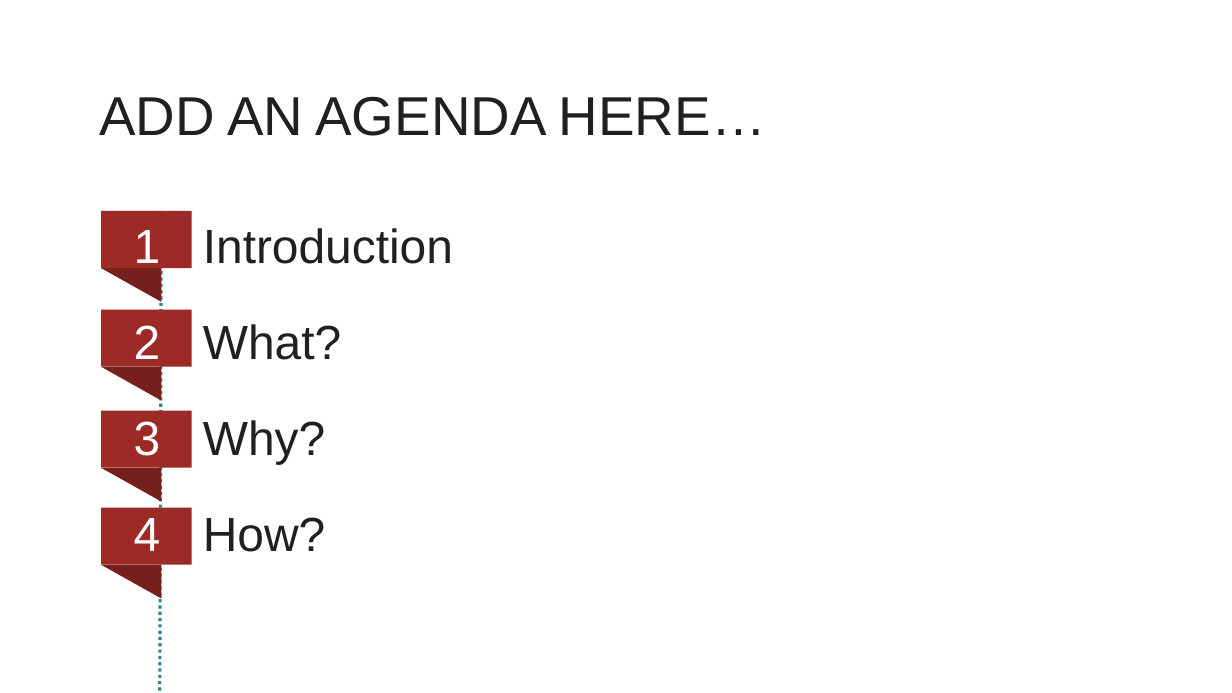
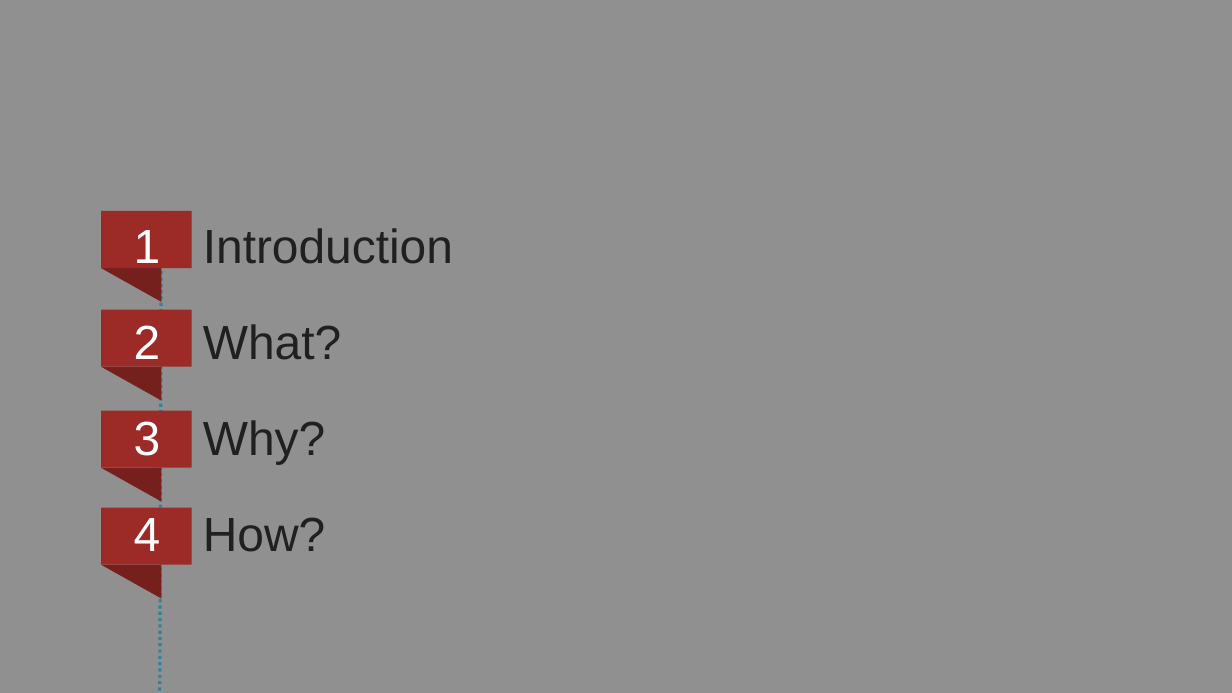
Before and after one commit to gkalidas/project_quiz_app, a slide deck: slide 2 of quizapp.pptx (slide 3 before the commit). Drawn at 1232x693 pixels with LibreOffice and Linux fonts; fonts in the diff are those of the drawing. Boxes give left, top, right and bottom in pixels: in the first picture for what was removed or moved away, otherwise in the second. Text is boxed around its words. In the diff, an @@ line names an element or a change of style, - is before the commit and + after.

```diff
--- a/quizapp.pptx
+++ b/quizapp.pptx
@@ background #FFFFFF to #414141 at 58% opacity @@
@@ text removed at (x1=99, y1=96, x2=766, y2=136) @@
-ADD AN AGENDA HERE…
```
Also in this commit, not shown: 6 other slides changed, 6 slides added, 2 slides removed.
